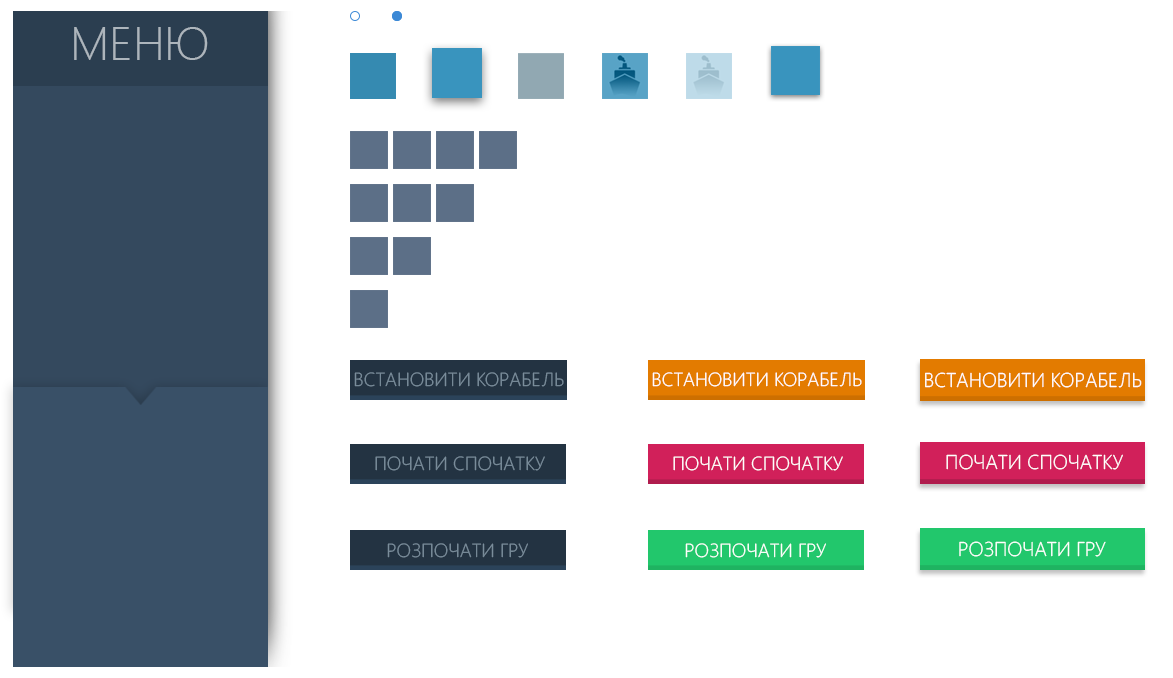
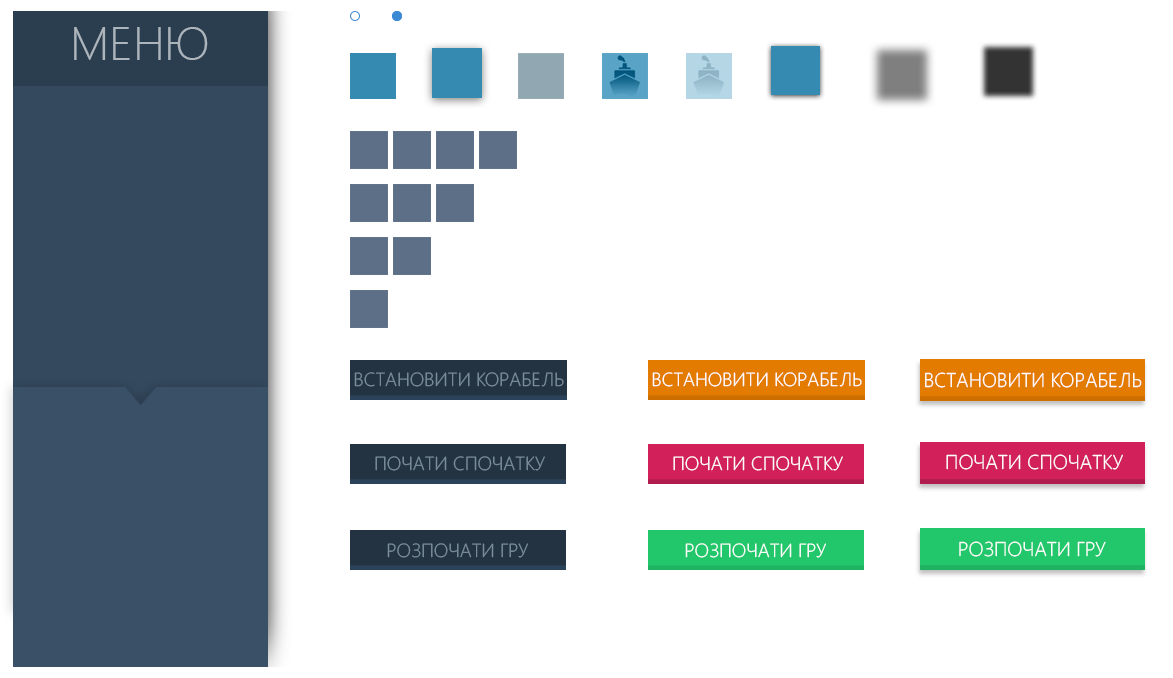
Before/after of a 1173x678 layered artwork. What changed in the layer stack:
added group "Shadows" with 4 layers in group "Группа 5" over [869, 42, 1038, 108]
added layer "CellShadow_Active_Pressed" in group "Shadows" over [979, 42, 1038, 101]
added layer "CellShadow_Active" in group "Shadows" over [869, 42, 935, 108]
